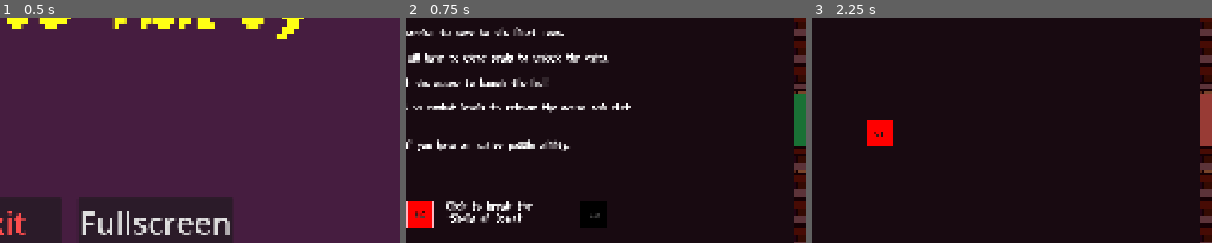
Above: before the commit, frames 1-3 (left to right).
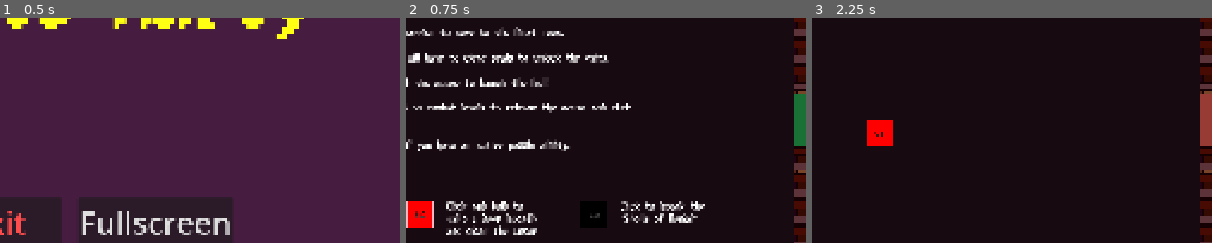
Above: after the commit, the same moments.

Repository: lostpoet999/escape_to_marty
Game: Godot game, scene res://scenes_and_scripts/ui_main_menu/main_menu.tscn
Same seed, same stepped clock (60 frames per second), same inputs: the game is played once before the commit and once after it. Sound files missing from this copy of the repository are replaced by a short silence.
Inputs (mouse positions are % of the whole screen's width and height, from its top left):
- Up to frame 1 (0.5 s): no input
- Up to frame 2 (0.75 s): click "Start" at 0.5 s
- Up to frame 3 (2.25 s): click (2, 57) at 1.25 s; tap Enter at 2 s; move the mouse to (98, 47) at 2.02 s; hold Tab (click_mode_toggle) from 2.03 s (still down); click (98, 47) at 2.17 s
The pictures show only the part of the screen within x 48-98%, y 25-75%; the shares and areas given below are measured in that part.

Frame 1 is identical in both runs. In frame 2, 2.4% of the frame differs, in the area x 10-75%, y 81-97%; in frame 3, nothing differs.

Commit message:
chore: cleanup some old debug prints

Diff:
--- a/scenes_and_scripts/inventory/inventory.gd
+++ b/scenes_and_scripts/inventory/inventory.gd
@@ -102,7 +102,6 @@
 
 
 	elif new_item is BallPowerUp:
-			print("entered ballpower up match")
 			if new_item in items:
 				print("you already have this one, lets stack them!") #TODO: make it so inventory panel increases quantity in visual vs takeup another spot
 			else:
--- a/scenes_and_scripts/levels/common_rooms/start_1.tscn
+++ b/scenes_and_scripts/levels/common_rooms/start_1.tscn
@@ -40,10 +40,19 @@
 initialize_brick_on_leveldata = false
 
 [node name="Label2" type="Label" parent="." index="6" unique_id=1932243363]
-offset_left = 1024.0
+offset_left = 1440.0
 offset_top = 704.0
-offset_right = 1280.0
+offset_right = 1696.0
 offset_bottom = 763.0
 text = "Click to break the \"Shells of Denial\""
 label_settings = SubResource("LabelSettings_oufug")
 autowrap_mode = 3
+
+[node name="Label3" type="Label" parent="." index="7" unique_id=1396358320]
+offset_left = 1024.0
+offset_top = 704.0
+offset_right = 1280.0
+offset_bottom = 791.0
+text = "Click and hold to take a deep breath and clear the anger"
+label_settings = SubResource("LabelSettings_oufug")
+autowrap_mode = 3
--- a/scenes_and_scripts/levels/floor_1_the_lighthouse/floor_1_layout.tres
+++ b/scenes_and_scripts/levels/floor_1_the_lighthouse/floor_1_layout.tres
@@ -117,6 +117,7 @@
 script = ExtResource("12_gmdml")
 super_easy = 50.0
 easy = 50.0
+medium = 50.0
 metadata/_custom_type_script = "uid://ccw8ssedjvd48"
 
 [sub_resource type="Resource" id="Resource_74xxy"]
--- a/scenes_and_scripts/player/mouse_gestures.gd
+++ b/scenes_and_scripts/player/mouse_gestures.gd
@@ -12,7 +12,7 @@
 
 
 func _input(event: InputEvent)->void:
-	if GameManager.current_state == GameManager.GameState.CLICK_MODE:
+	if GameManager.current_state == GameManager.GameState.CLICK_MODE or GameManager.current_state == GameManager.GameState.LEVEL_CLEARED:
 		if not event is InputEventMouseButton:
 			return
 		if event.button_index == MOUSE_BUTTON_LEFT:
@@ -38,21 +38,17 @@
 	if target == null:
 		return
 	if target.has_method("accept_damage"):
-		print("target: ", target)
 		target.accept_damage(damage, click_dmg_type)
 
 func _get_target_under_mouse() -> Node:
-	print("geting targetrs under mouse")
 	var space := get_viewport().get_world_2d().direct_space_state
 	var query := PhysicsPointQueryParameters2D.new()
 	query.position = get_viewport().get_mouse_position()
 	query.collide_with_areas = true
 	var results := space.intersect_point(query)
 	if results.is_empty():
-		print("was empty")
 		return null
 	results.sort_custom(func(a, b): return a.collider.z_index > b.collider.z_index)
-	print("results: ", results)
 	return results[0].collider
 
 func _reset_hold_visuals(): #TODO: goal is for this to feel like a taking a deep breathe
@@ -70,10 +66,8 @@
 		if mouse_down_time > click_vs_hold:
 			var pct := minf((mouse_down_time - click_vs_hold) / hold_duration_max, 1.0)
 			hold_indicator_radius = ease(pct, -2.0) * 48.0
-			print("queueing redraw, radius: ", hold_indicator_radius)
 			queue_redraw()
 	else:
 		if hold_indicator_radius > 0.0:
 			hold_indicator_radius = 0.0
-			print("queueing redraw, radius: ", hold_indicator_radius)
 			queue_redraw()
